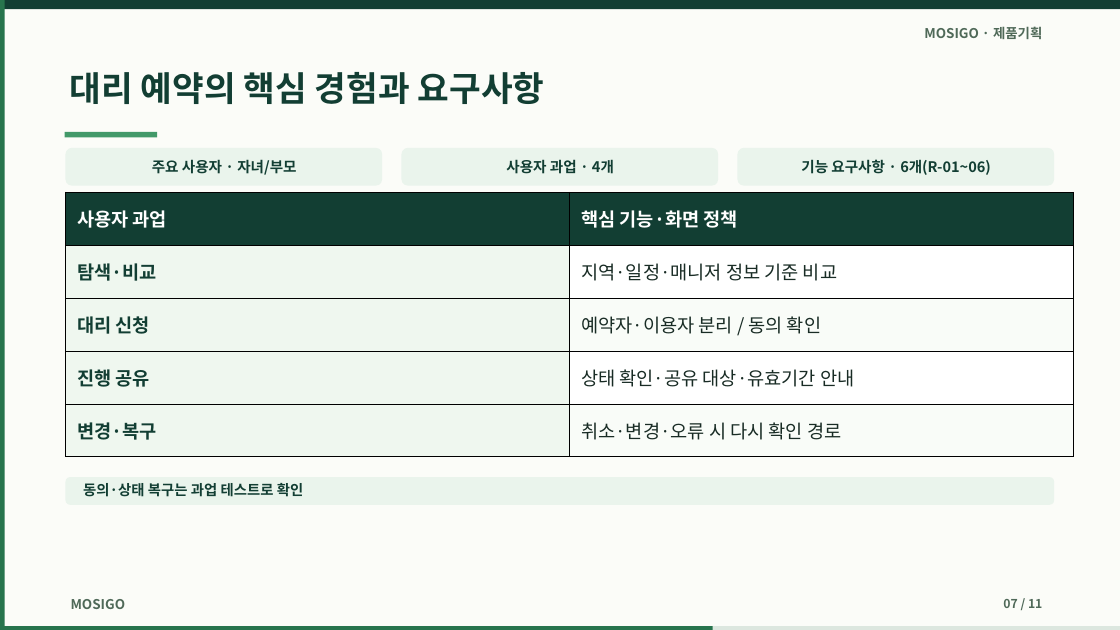
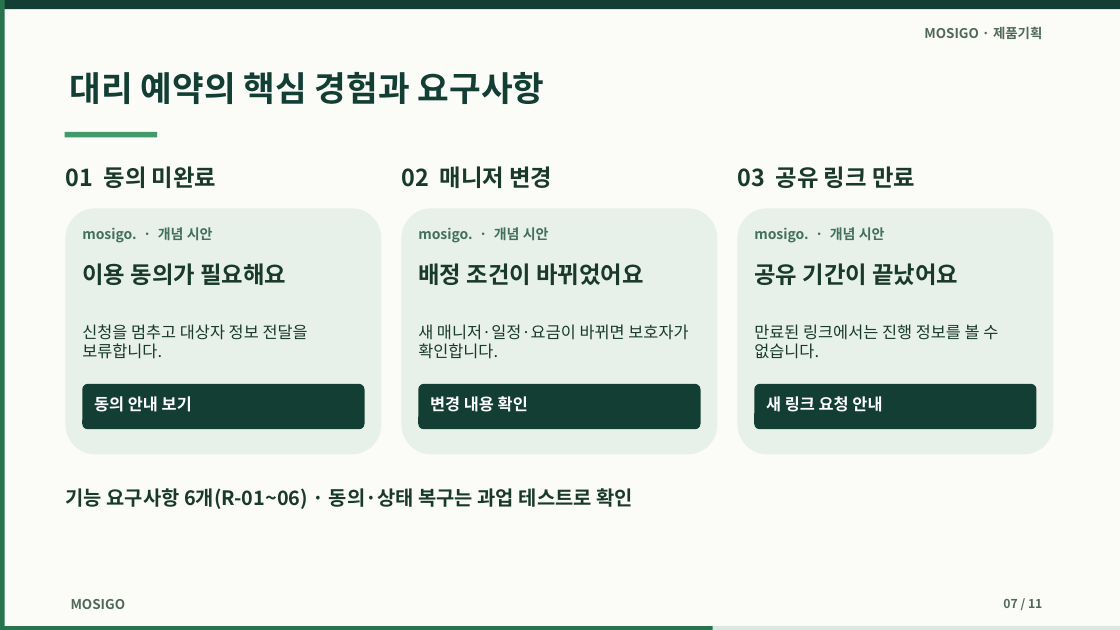
Before and after one commit to dohyunkimmm/mosigo-case-study, a slide deck: slide 7 of downloads/mosigo_report.pptx. Drawn at 1120x630 pixels with LibreOffice and Linux fonts; fonts in the diff are those of the drawing. Boxes give left, top, right and bottom in pixels: in the first picture for what was removed or moved away, otherwise in the second. Text is boxed around its words. In the diff, an @@ line names an element or a change of style, - is before the commit and + after.

```diff
--- a/downloads/mosigo_report.pptx
+++ b/downloads/mosigo_report.pptx
@@ rounded rectangle removed at box(66, 148, 382, 186) @@
@@ rounded rectangle removed at box(402, 148, 718, 186) @@
@@ rounded rectangle removed at box(738, 148, 1054, 186) @@
@@ text added at box(65, 166, 216, 188), 20 pt, text #19392D, bold @@
+01 동의 미완료
@@ text removed at box(152, 159, 296, 175) @@
-주요 사용자 · 자녀/부모
@@ text added at box(401, 166, 552, 188), 20 pt, text #19392D, bold @@
+02 매니저 변경
@@ text removed at box(506, 159, 614, 174) @@
-사용자 과업 · 4개
@@ text added at box(737, 166, 915, 188), 20 pt, text #19392D, bold @@
+03 공유 링크 만료
@@ text removed at box(801, 159, 991, 175) @@
-기능 요구사항 · 6개(R-01~06)
@@ table removed at box(66, 192, 1074, 457), 5 rows, 2 columns @@
-사용자 과업 | 핵심 기능·화면 정책
-탐색·비교 | 지역·일정·매니저 정보 기준 비교
-대리 신청 | 예약자·이용자 분리 / 동의 확인
-진행 공유 | 상태 확인·공유 대상·유효기간 안내
-변경·복구 | 취소·변경·오류 시 다시 확인 경로
@@ rounded rectangle added at box(66, 208, 381, 455), fill #E7F1E9 @@
@@ rounded rectangle added at box(402, 208, 718, 455), fill #E7F1E9 @@
@@ rounded rectangle added at box(738, 208, 1054, 455), fill #E7F1E9 @@
@@ text added at box(82, 227, 213, 243), 12 pt, text #42705C, bold @@
+mosigo. · 개념 시안
@@ text added at box(418, 227, 549, 243), 12 pt, text #42705C, bold @@
+mosigo. · 개념 시안
@@ text added at box(754, 227, 885, 243), 12 pt, text #42705C, bold @@
+mosigo. · 개념 시안
@@ text added at box(82, 263, 286, 285), 20 pt, text #19392D, bold @@
+이용 동의가 필요해요
@@ text added at box(418, 263, 643, 285), 20 pt, text #19392D, bold @@
+배정 조건이 바뀌었어요
@@ text added at box(754, 263, 958, 285), 20 pt, text #19392D, bold @@
+공유 기간이 끝났어요
@@ text added at box(82, 324, 308, 359), 14 pt, text #19392D @@
+신청을 멈추고 대상자 정보 전달을 보류합니다.
@@ text added at box(418, 324, 688, 359), 14 pt, text #19392D @@
+새 매니저·일정·요금이 바뀌면 보호자가 확인합니다.
@@ text added at box(754, 324, 998, 359), 14 pt, text #19392D @@
+만료된 링크에서는 진행 정보를 볼 수 없습니다.
@@ rounded rectangle added at box(82, 384, 365, 429), fill #123E33 @@
@@ rounded rectangle added at box(418, 384, 701, 429), fill #123E33 @@
@@ rounded rectangle added at box(755, 384, 1037, 429), fill #123E33 @@
@@ text added at box(94, 396, 192, 412), 14 pt, text #FFFFFF, bold @@
+동의 안내 보기
@@ text added at box(430, 396, 528, 412), 14 pt, text #FFFFFF, bold @@
+변경 내용 확인
@@ text added at box(766, 396, 882, 412), 14 pt, text #FFFFFF, bold @@
+새 링크 요청 안내
@@ rounded rectangle removed at box(66, 477, 1054, 505) @@
@@ text at box(65, 488, 633, 509): text changed; size 12.3 to 17 pt; text colour #123E33 to #19392D @@
-동의·상태 복구는 과업 테스트로 확인
+기능 요구사항 6개(R-01~06) · 동의·상태 복구는 과업 테스트로 확인
@@ text "기능 요구사항 6개(R-01~06) · 동의·상태 ..." at box(65, 488, 633, 509): vertical alignment middle to top @@
```
Also in this commit, not shown: 4 other slides changed, 13 other files.
